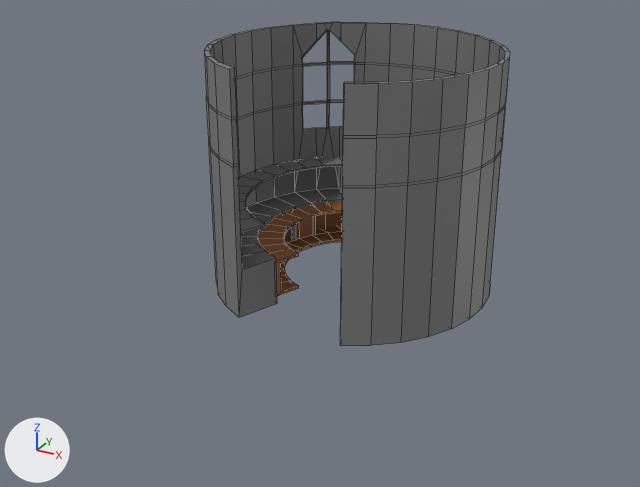
What one commit did to the FBX model Assets/Models/RoomBlockout.fbx.
One viewpoint serves both versions: a 50 mm lens placed at (9.03, -17.72, 9.76), pointed at (-0.23, -0.88, 1.34). Every picture has the same lights, and +X, +Y and +Z are marked at lower left. Mesh edges are drawn as thin lines.
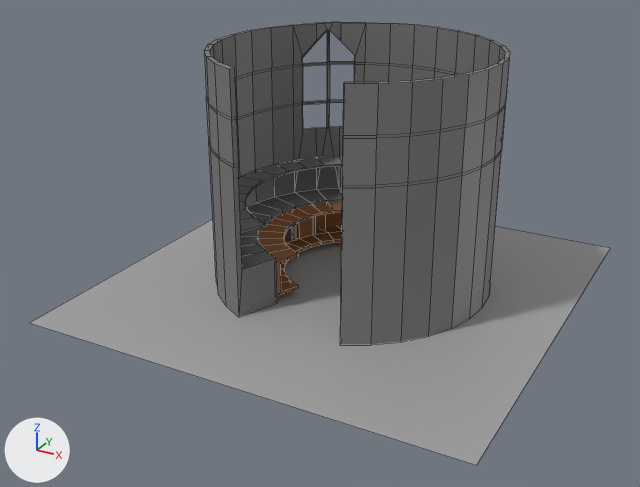
Edits to the scene script, one JSON object a line:
```json
{"block": "me_cylinder_003", "where": "# used by ob_cylinder_003; location = (0.0, 0.0, 0.0)"}
{"block": "me_cylinder_003", "where": "# verts and faces of me_cylinder_003; kept vertices keep their numbers, new ones are numbered from 1011"}
{"op": "remove", "block": "me_cylinder_003", "code": "me_cylinder_003.from_pydata(...)  # 1011 vertices, 1049 faces; spans x -3.43..3.43, y -2.77..3.83, z -0.03..5.74"}
{"op": "add", "block": "me_cylinder_003", "code": "me_cylinder_003.from_pydata(...)  # 1015 vertices, 1050 faces; spans x -5.33..5.33, y -5.33..5.33, z -0.03..5.74"}
{"block": "me_cylinder_003", "change": "me_cylinder_003 part 1"}
{"op": "add", "block": "me_cylinder_003", "code": "verts[1011] = (-5.33, -5.33, 0.0)  # pixel (29, 322)"}
{"op": "add", "block": "me_cylinder_003", "code": "verts[1012] = (5.33, -5.33, 0.0)  # pixel (476, 465)"}
{"op": "add", "block": "me_cylinder_003", "code": "verts[1013] = (-5.33, 5.33, 0.0)"}
{"op": "add", "block": "me_cylinder_003", "code": "verts[1014] = (5.33, 5.33, 0.0)  # pixel (610, 247)"}
{"op": "add", "block": "me_cylinder_003", "code": "faces += [(1011, 1012, 1014, 1013)]"}
```

Location of each change, [x1, y1, x2, y2] in pixels of the pictures (640 x 487 px):
```json
{"object": "Cylinder.003", "change": "reshaped", "before": [204, 22, 510, 346], "after": [30, 22, 610, 465], "on screen": "89% wider, 37% taller"}
{"part": 1, "of": "me_cylinder_003", "change": "added", "after": [30, 219, 610, 465]}
```
